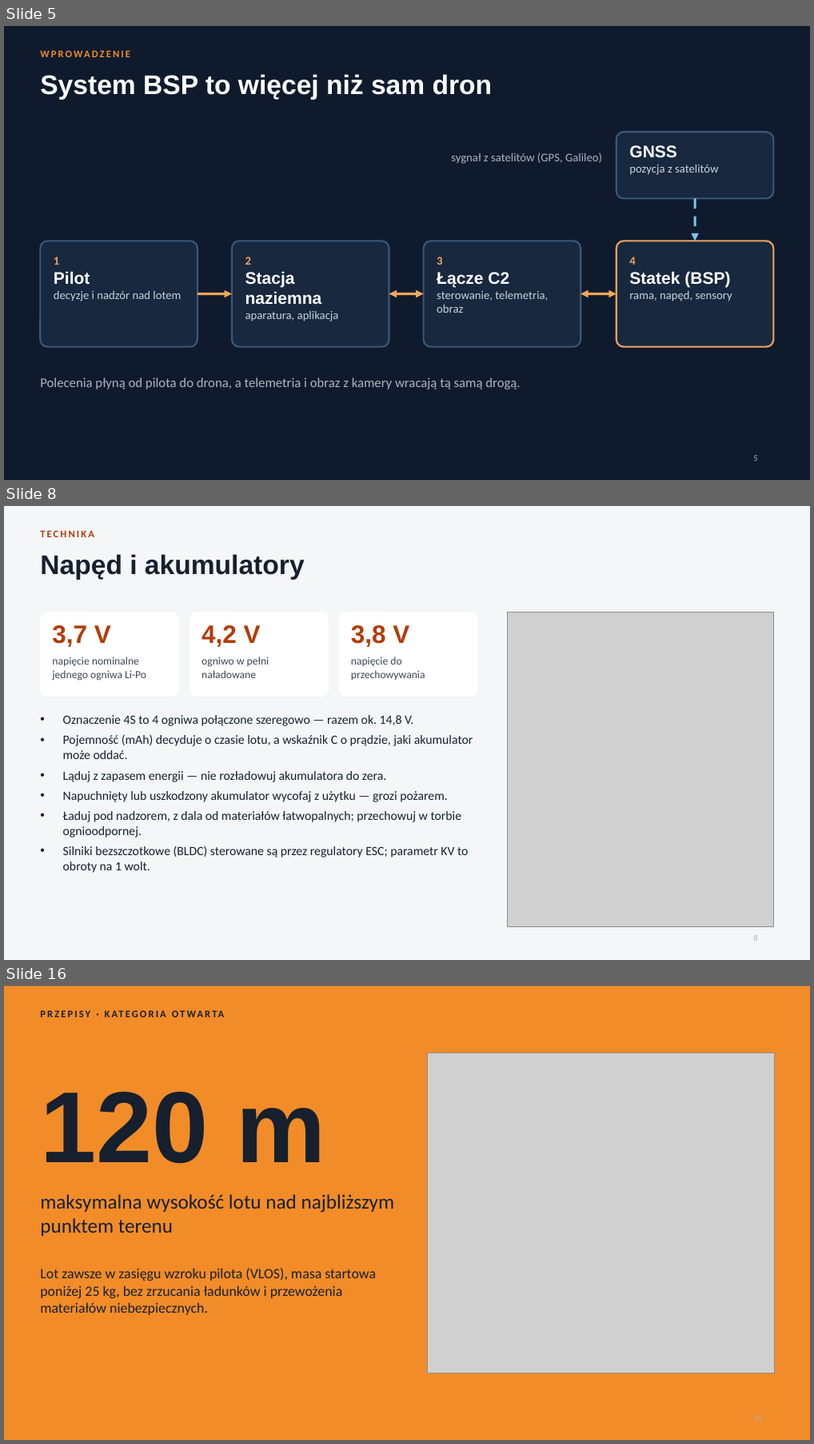
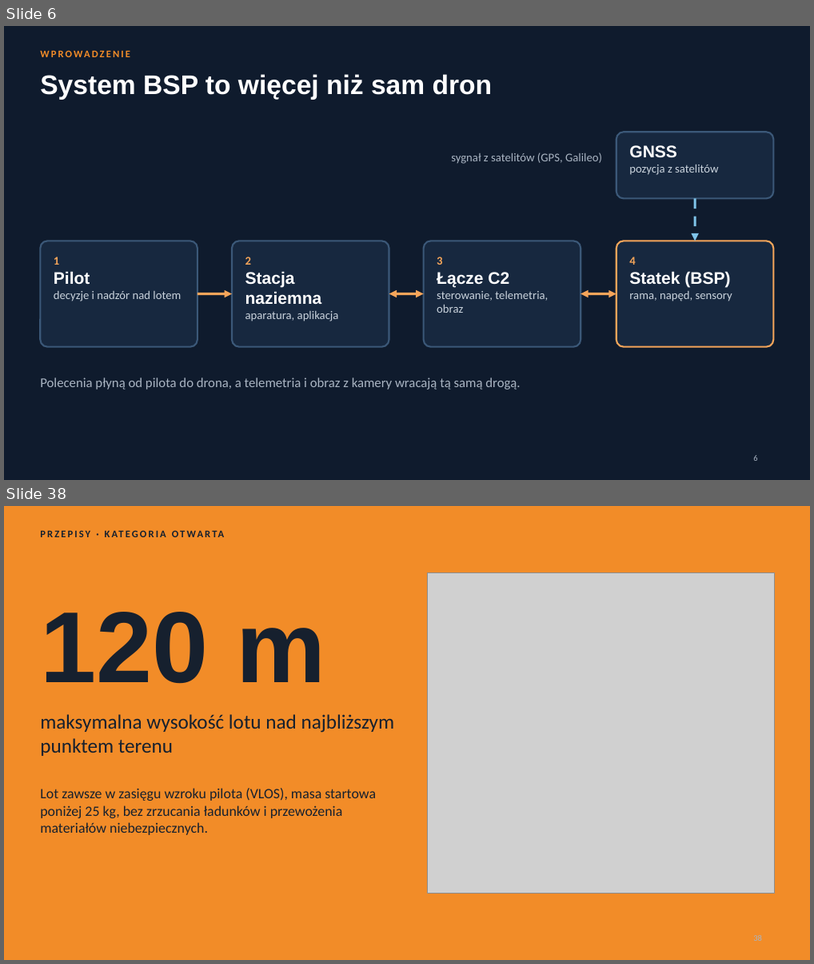
Before and after one commit to Pawel202685/psychic-octo-invention, a slide deck: Ogolna_wiedza_o_BSP.pptx. Shown one above the other, each under a label of ours: slides 5, 8 and 16 before the commit, slides 6 and 38 after it; the slides between them are not shown. The pictures are 814x1444 and 814x964 pixels, drawn with LibreOffice and Linux fonts; fonts in the diff are those of the drawing; grey boxes stand for pictures. Boxes give left, top, right and bottom in pixels: in the first picture for what was removed or moved away, otherwise in the second. Text is boxed around its words. In the diff, an @@ line names an element or a change of style, - is before the commit and + after.

```diff
--- a/Ogolna_wiedza_o_BSP.pptx
+++ b/Ogolna_wiedza_o_BSP.pptx
@@ slide 8 removed at [4,506,810,960], background #F4F6F8 @@
@@ text removed at [40,530,94,537] @@
-TECHNIKA
@@ title removed at [40,554,305,580] @@
-Napęd i akumulatory
@@ rounded rectangle removed at [40,612,179,696] @@
@@ text removed at [52,625,111,647] @@
-3,7 V
@@ rounded rectangle removed at [190,612,329,696] @@
@@ text removed at [202,625,261,647] @@
-4,2 V
@@ rounded rectangle removed at [339,612,478,696] @@
@@ text removed at [351,625,410,647] @@
-3,8 V
@@ picture removed at [508,612,774,927] @@
@@ text removed at [52,656,146,680] @@
-napięcie nominalne jednego ogniwa Li-Po
@@ text removed at [202,656,270,678] @@
-ogniwo w pełni naładowane
@@ text removed at [351,656,426,680] @@
-napięcie do przechowywania
@@ text removed at [63,715,473,872] @@
-• Oznaczenie 4S to 4 ogniwa połączone szeregowo — razem ok. 14,8 V.
-• Pojemność (mAh) decyduje o czasie lotu, a wskaźnik C o prądzie, jaki akumulator może oddać.
-• Ląduj z zapasem energii — nie rozładowuj akumulatora do zera.
-• Napuchnięty lub uszkodzony akumulator wycofaj z użytku — grozi pożarem.
-• Ładuj pod nadzorem, z dala od materiałów łatwopalnych; przechowuj w torbie ognioodpornej.
-• Silniki bezszczotkowe (BLDC) sterowane są przez regulatory ESC; parametr KV to obroty na 1 wolt.
@@ page number removed at [754,935,758,940] @@
-8
@@ what was slide 5 is now slide 6 @@
@@ what was slide 16 is now slide 38 @@
```
Also in this commit, not shown: 11 slides changed, 25 slides added, 4 other slides removed.
